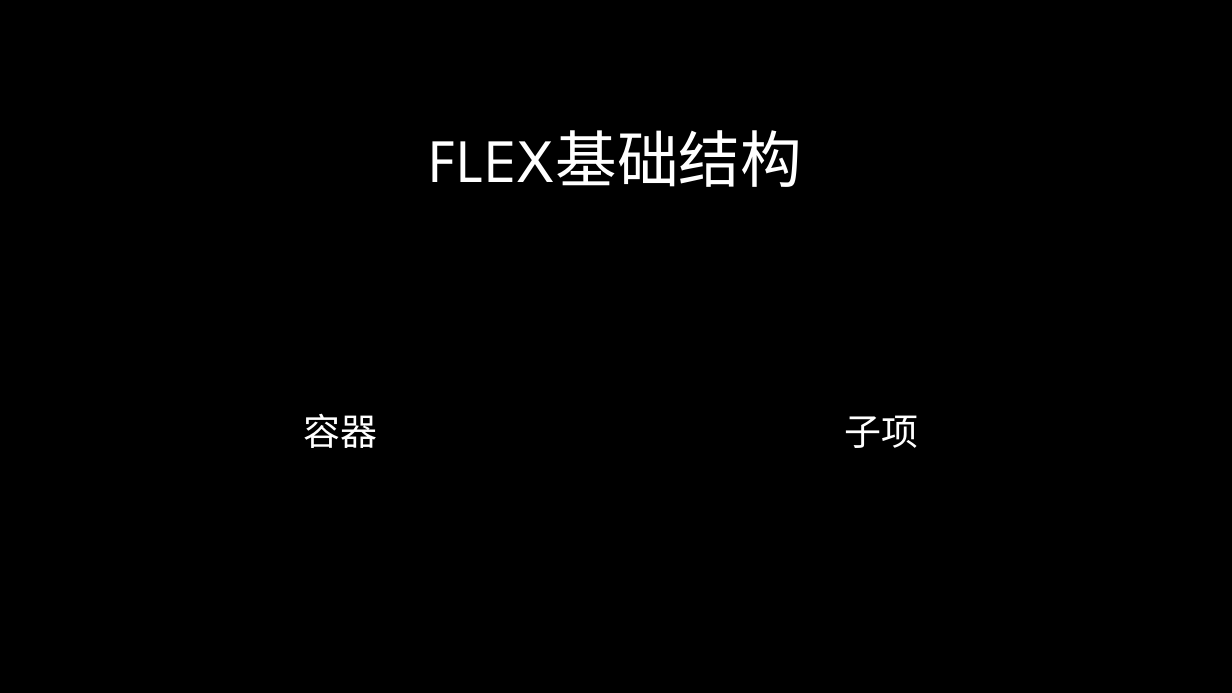
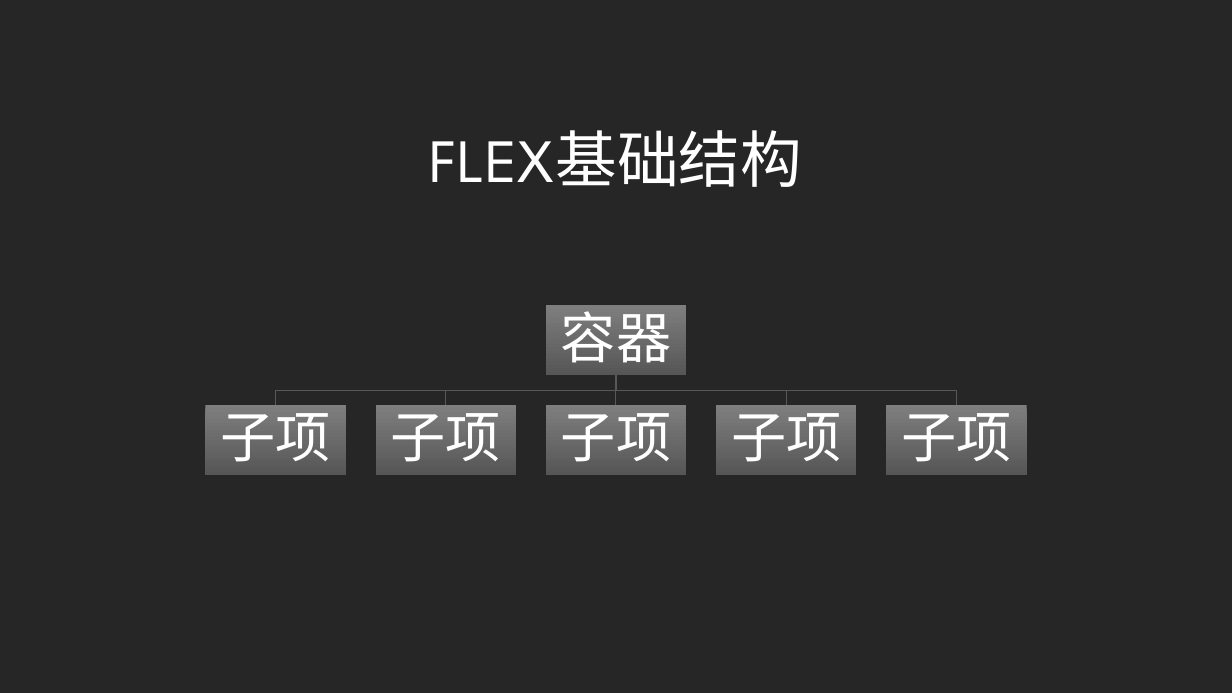
Before and after one commit to radiofly19841018/demo-flex, a slide deck: slide 7 of ppt/CSS Flex&Grid.pptx. Drawn at 1232x693 pixels with LibreOffice and Linux fonts; fonts in the diff are those of the drawing; background and template pictures are left out. Boxes give left, top, right and bottom in pixels: in the first picture for what was removed or moved away, otherwise in the second. Text is boxed around its words. In the diff, an @@ line names an element or a change of style, - is before the commit and + after.

```diff
--- a/ppt/CSS Flex&Grid.pptx
+++ b/ppt/CSS Flex&Grid.pptx
@@ background picture (left out) to #262626 @@
@@ text "容器" at <box>561,302,671,363</box>: size 36 to 43 pt, text colour gradient #FFFFFF to #BFBFBF to #FFFFFF, small capitals off; line spacing 1 to 0.9; more space between paragraphs @@
@@ text "容器": place and size @@
-text "容器" at <box>304,413,378,448</box>
+text "容器" at <box>561,302,671,363</box>
@@ text "子项": place and size @@
-text "子项" at <box>844,415,918,448</box>
+text "子项" at <box>901,402,1011,462</box>
@@ text "子项" at <box>901,402,1011,462</box>: size 36 to 43 pt, text colour gradient #FFFFFF to #BFBFBF to #FFFFFF, small capitals off; line spacing 1 to 0.9; more space between paragraphs @@
@@ group added at <box>205,305,1027,475</box>: 6 rectangles, 5 freeform shapes, 4 texts @@
+子项
+子项
+子项
+子项
```
Also in this commit, not shown: 21 other slides changed, 1 slide added, 1 slide removed, 8 other files.
